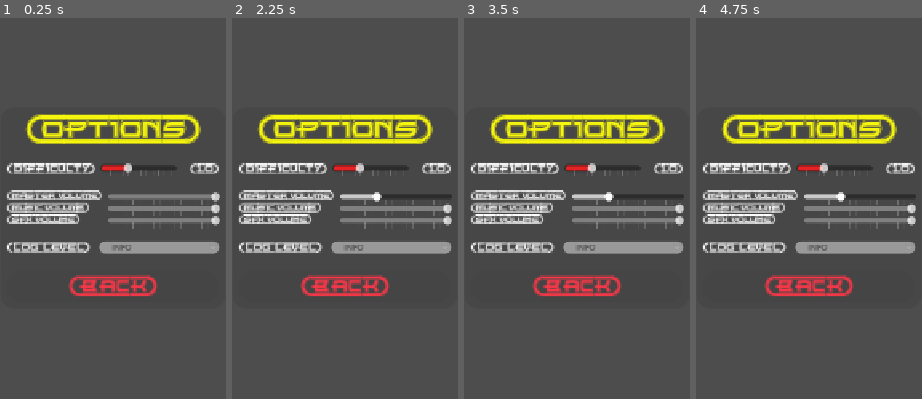
Above: before the commit, frames 1-4 (left to right).
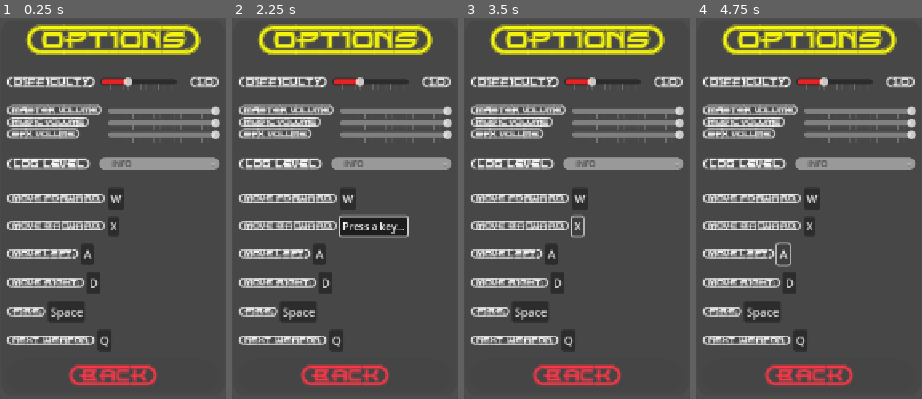
Above: after the commit, the same moments.

Repository: ikostan/SkyLockAssault
Game: Godot game, scene res://scenes/options_menu.tscn
The game is run twice, just before and just after one commit, with the same random seed, the same clock (stepped at 60 frames per second) and the same inputs. This scene is started directly instead of the project's main scene. Video files are missing from this copy of the repository; at most half a second of black plays in their place.
Inputs (mouse positions are in pixels of both pictures, inside the frame that each line leads up to):
- Up to frame 1 (0.25 s): no input
- Up to frame 2 (2.25 s): click (347, 197) at 0.5 s, where only the run after the commit has a clickable "W"; click (376, 197) at 1.25 s, where only the run after the commit has a clickable "Press a key..."; click (345, 227) at 2 s, where only the run after the commit has a clickable "X"
- Up to frame 3 (3.5 s): click (606, 227) at 2.75 s, where only the run after the commit has a clickable "Press a key..."
- Up to frame 4 (4.75 s): click (784, 254) at 3.5 s, where only the run after the commit has a clickable "A"; click (813, 254) at 4.25 s, where only the run after the commit has a clickable "Press a key..."

The runs differ from the first frame. In frame 1, 32% of the frame differs, in the area x 2-98%, y 1-97%; in frame 2, 33%; in frame 3, 32%; in frame 4, 32%.

Commit message:
Add customizable key remapping to options menu
Introduces InputRemapButton and Settings autoload to enable in-game key remapping for movement, fire, and weapon actions. Updates the options menu UI to include remapping controls, adds persistence of input mappings via settings.cfg, and provides tests for input mapping save/load. Also corrects default key bindings and updates player movement logic to match new input configuration.

Diff:
--- a/project.godot
+++ b/project.godot
@@ -18,6 +18,7 @@
 [autoload]
 
 Globals="*res://scripts/globals.gd"
+Settings="*res://scripts/settings.gd"
 
 [debug]
 
@@ -51,12 +52,12 @@
 
 move_forward={
 "deadzone": 0.2,
-"events": [Object(InputEventKey,"resource_local_to_scene":fa …(141 unchanged characters)… ":false,"keycode":0,"physical_keycode":88,"key_label":0,"unicode":120,"location":0,"echo":false,"script":null)
+"events": [Object(InputEventKey,"resource_local_to_scene":fa …(141 unchanged characters)… ":false,"keycode":0,"physical_keycode":87,"key_label":0,"unicode":119,"location":0,"echo":false,"script":null)
 ]
 }
 move_backward={
 "deadzone": 0.2,
-"events": [Object(InputEventKey,"resource_local_to_scene":fa …(141 unchanged characters)… ":false,"keycode":0,"physical_keycode":87,"key_label":0,"unicode":119,"location":0,"echo":false,"script":null)
+"events": [Object(InputEventKey,"resource_local_to_scene":fa …(141 unchanged characters)… ":false,"keycode":0,"physical_keycode":88,"key_label":0,"unicode":120,"location":0,"echo":false,"script":null)
 ]
 }
 move_left={
--- /dev/null
+++ b/scenes/button.tscn
@@ -0,0 +1,8 @@
+[gd_scene load_steps=2 format=3 uid="uid://c15s13qgn4geh"]
+
+[ext_resource type="Script" uid="uid://dpnjuvidqg80k" path="res://scripts/input_remap_button.gd" id="1_mi6dp"]
+
+[node name="InputRemapButton" type="Button"]
+offset_right = 8.0
+offset_bottom = 8.0
+script = ExtResource("1_mi6dp")
--- a/scenes/options_menu.tscn
+++ b/scenes/options_menu.tscn
@@ -6,6 +6,7 @@
 [ext_resource type="PackedScene" uid="uid://4cavnb0mmtn8" path="res://scenes/master_volume_control.tscn" id="4_lfjc7"]
 [ext_resource type="PackedScene" uid="uid://eb04pytcq5xc" path="res://scenes/music_volume_control.tscn" id="5_dhn0l"]
 [ext_resource type="PackedScene" uid="uid://6npyx3vjw3wg" path="res://scenes/sfx_volume_control.tscn" id="6_k61yy"]
+[ext_resource type="Script" uid="uid://dpnjuvidqg80k" path="res://scripts/input_remap_button.gd" id="7_k61yy"]
 
 [sub_resource type="StyleBoxFlat" id="StyleBoxFlat_lfjc7"]
 bg_color = Color(0.2627451, 0.2627451, 0.2627451, 0.5882353)
@@ -94,11 +95,12 @@
 anchor_right = 0.5
 anchor_bottom = 0.5
 offset_left = -180.0
-offset_top = -160.0
+offset_top = -300.0
 offset_right = 180.0
-offset_bottom = 160.0
+offset_bottom = 300.0
 grow_horizontal = 2
 grow_vertical = 2
+size_flags_horizontal = 4
 theme_override_styles/panel = SubResource("StyleBoxFlat_lfjc7")
 
 [node name="OptionsVBoxContainer" type="VBoxContainer" parent="Panel"]
@@ -109,9 +111,9 @@
 anchor_right = 0.5
 anchor_bottom = 0.5
 offset_left = -170.0
-offset_top = -150.0
+offset_top = -295.0
 offset_right = 170.0
-offset_bottom = 150.0
+offset_bottom = 295.0
 grow_horizontal = 2
 grow_vertical = 2
 theme_override_constants/separation = 12
@@ -245,6 +247,102 @@
 theme_override_styles/hover = SubResource("StyleBoxFlat_7txom")
 theme_override_styles/focus = SubResource("StyleBoxFlat_binsn")
 
+[node name="KeyMappingForward" type="HBoxContainer" parent="Panel/OptionsVBoxContainer"]
+layout_mode = 2
+tooltip_text = "Key mapping for forward button"
+
+[node name="Label" type="Label" parent="Panel/OptionsVBoxContainer/KeyMappingForward"]
+layout_mode = 2
+theme_override_fonts/font = ExtResource("1_liyum")
+text = "{MOVE=FORWARD:}"
+
+[node name="ForwardInputRemapButton" type="Button" parent="Panel/OptionsVBoxContainer/KeyMappingForward"]
+layout_direction = 3
+layout_mode = 2
+theme_override_font_sizes/font_size = 18
+script = ExtResource("7_k61yy")
+action = "move_forward"
+metadata/_custom_type_script = "uid://dpnjuvidqg80k"
+
+[node name="KeyMappingBackward" type="HBoxContainer" parent="Panel/OptionsVBoxContainer"]
+layout_mode = 2
+tooltip_text = "Key mapping for backward button"
+
+[node name="Label" type="Label" parent="Panel/OptionsVBoxContainer/KeyMappingBackward"]
+layout_mode = 2
+theme_override_fonts/font = ExtResource("1_liyum")
+text = "{MOVE=BACWARD:}"
+
+[node name="BackwardInputRemapButton" type="Button" parent="Panel/OptionsVBoxContainer/KeyMappingBackward"]
+layout_mode = 2
+script = ExtResource("7_k61yy")
+action = "move_backward"
+metadata/_custom_type_script = "uid://dpnjuvidqg80k"
+
+[node name="KeyMappingLeft" type="HBoxContainer" parent="Panel/OptionsVBoxContainer"]
+layout_mode = 2
+tooltip_text = "Key mapping for move left button"
+
+[node name="Label" type="Label" parent="Panel/OptionsVBoxContainer/KeyMappingLeft"]
+layout_mode = 2
+theme_override_fonts/font = ExtResource("1_liyum")
+text = "{MOVE=LEFT:}"
+
+[node name="LeftInputRemapButton" type="Button" parent="Panel/OptionsVBoxContainer/KeyMappingLeft"]
+layout_mode = 2
+theme_override_font_sizes/font_size = 18
+script = ExtResource("7_k61yy")
+action = "move_left"
+metadata/_custom_type_script = "uid://dpnjuvidqg80k"
+
+[node name="KeyMappingRight" type="HBoxContainer" parent="Panel/OptionsVBoxContainer"]
+layout_mode = 2
+tooltip_text = "Key mapping for move right button"
+
+[node name="Label" type="Label" parent="Panel/OptionsVBoxContainer/KeyMappingRight"]
+layout_mode = 2
+theme_override_fonts/font = ExtResource("1_liyum")
+text = "{MOVE=RIGHT:}"
+
+[node name="RightInputRemapButton" type="Button" parent="Panel/OptionsVBoxContainer/KeyMappingRight"]
+layout_mode = 2
+theme_override_font_sizes/font_size = 18
+script = ExtResource("7_k61yy")
+action = "move_right"
+metadata/_custom_type_script = "uid://dpnjuvidqg80k"
+
+[node name="KeyMappingFire" type="HBoxContainer" parent="Panel/OptionsVBoxContainer"]
+layout_mode = 2
+tooltip_text = "Key mapping for fire button"
+
+[node name="Label" type="Label" parent="Panel/OptionsVBoxContainer/KeyMappingFire"]
+layout_mode = 2
+theme_override_fonts/font = ExtResource("1_liyum")
+text = "{FIRE:}"
+
+[node name="FireInputRemapButton" type="Button" parent="Panel/OptionsVBoxContainer/KeyMappingFire"]
+layout_mode = 2
+theme_override_font_sizes/font_size = 18
+script = ExtResource("7_k61yy")
+action = "fire"
+metadata/_custom_type_script = "uid://dpnjuvidqg80k"
+
+[node name="KeyMappingNextWeapon" type="HBoxContainer" parent="Panel/OptionsVBoxContainer"]
+layout_mode = 2
+tooltip_text = "Key mapping for next weapon button"
+
+[node name="Label" type="Label" parent="Panel/OptionsVBoxContainer/KeyMappingNextWeapon"]
+layout_mode = 2
+theme_override_fonts/font = ExtResource("1_liyum")
+text = "{NEXT=WEAPON:}"
+
+[node name="NextWeaponInputRemapButton" type="Button" parent="Panel/OptionsVBoxContainer/KeyMappingNextWeapon"]
+layout_mode = 2
+theme_override_font_sizes/font_size = 18
+script = ExtResource("7_k61yy")
+action = "next_weapon"
+metadata/_custom_type_script = "uid://dpnjuvidqg80k"
+
 [node name="BackButton" type="Button" parent="Panel/OptionsVBoxContainer"]
 layout_mode = 2
 size_flags_vertical = 3
--- /dev/null
+++ b/scripts/input_remap_button.gd
@@ -0,0 +1,61 @@
+extends Button
+class_name InputRemapButton
+
+@export var action: String
+@export var action_event_index: int = 0
+
+const KEY_LABELS: Dictionary = {
+	Key.KEY_W: "W",  # forward
+	Key.KEY_S: "S",  # backward
+	Key.KEY_X: "X",  # backward
+	Key.KEY_A: "A",  # left
+	Key.KEY_D: "D",  # right
+	Key.KEY_SPACE: "Space",  # fire
+	Key.KEY_Q: "Q"   # next weapon
+}
+
+var listening: bool = false
+
+func _ready() -> void:
+	toggle_mode = true
+	update_button_text()
+	pressed.connect(_on_pressed)
+
+func _on_pressed() -> void:
+	listening = button_pressed
+	if listening:
+		text = "Press a key..."
+	else:
+		update_button_text()
+
+func _input(event: InputEvent) -> void:
+	if listening and event is InputEventKey and event.pressed:
+		# Erase old event
+		var events: = InputMap.action_get_events(action)
+		if events.size() > action_event_index:
+			InputMap.action_erase_event(action, events[action_event_index])
+
+		# Add new event
+		var new_event: = InputEventKey.new()
+		new_event.physical_keycode = event.physical_keycode
+		InputMap.action_add_event(action, new_event)
+
+		# Update display and stop listening
+		update_button_text()
+		button_pressed = false
+		listening = false
+
+		# Save changes
+		Settings.save_input_mappings()
+
+		get_viewport().set_input_as_handled()
+
+func update_button_text() -> void:
+	var events: = InputMap.action_get_events(action)
+	if events.size() > action_event_index:
+		var event: = events[action_event_index]
+		if event is InputEventKey:
+			var keycode: = DisplayServer.keyboard_get_keycode_from_physical(event.physical_keycode)
+			text = KEY_LABELS.get(keycode, OS.get_keycode_string(keycode))
+	else:
+		text = "Unbound"
--- a/scripts/player.gd
+++ b/scripts/player.gd
@@ -116,7 +116,10 @@
 # warning-ignore:unused_parameter
 func _physics_process(_delta: float) -> void:
 	var direction: Vector2 = Input.get_vector(
-		"move_left", "move_right", "move_backward", "move_forward"
+		"move_left",
+		"move_right",
+		"move_forward",    # neg_y = forward → UP
+		"move_backward",   # pos_y = backward → DOWN
 	)
 	if direction != Vector2.ZERO:
 		player.velocity = direction * speed
--- /dev/null
+++ b/scripts/settings.gd
@@ -0,0 +1,42 @@
+extends Node
+
+const CONFIG_PATH: String = "user://settings.cfg"
+const ACTIONS: Array[String] = ["move_forward", "move_backward", "move_left", "move_right", "fire", "next_weapon"]
+
+const DEFAULT_KEYS: Dictionary = {
+	"move_forward": KEY_W,
+	"move_backward": KEY_X,
+	"move_left": KEY_A,
+	"move_right": KEY_D,
+	"fire": KEY_SPACE,
+	"next_weapon": KEY_Q
+}
+
+func _ready() -> void:
+	load_input_mappings()
+
+func load_input_mappings(path: String = CONFIG_PATH, actions: Array[String] = ACTIONS) -> void:
+	var config: ConfigFile = ConfigFile.new()
+	var err: = config.load(path)
+	for action: String in actions:
+		var keycode: int = config.get_value("input", action, -1)
+		if keycode == -1:
+			keycode = DEFAULT_KEYS.get(action, -1)  # Fallback to default
+		if keycode != -1:
+			# Erase existing (if any)
+			var events: Array[InputEvent] = InputMap.action_get_events(action)
+			if events.size() > 0 and events[0] is InputEventKey:
+				InputMap.action_erase_event(action, events[0])
+
+			# Add key event
+			var new_event: InputEventKey = InputEventKey.new()
+			new_event.physical_keycode = keycode
+			InputMap.action_add_event(action, new_event)
+
+func save_input_mappings(path: String = CONFIG_PATH, actions: Array[String] = ACTIONS) -> void:
+	var config: ConfigFile = ConfigFile.new()
+	for action: String in actions:
+		var events: Array[InputEvent] = InputMap.action_get_events(action)
+		if events.size() > 0 and events[0] is InputEventKey:
+			config.set_value("input", action, events[0].physical_keycode)
+	config.save(path)
--- a/test/test_settings.gd
+++ b/test/test_settings.gd
@@ -1,30 +1,85 @@
-# test_settings.gd (extends GdUnitTestSuite)
 extends GdUnitTestSuite
 
-func test_file_exists_and_load() -> void:
-	# Setup: Create test file
-	var path: = "user://test_settings.cfg"
-	var config: = ConfigFile.new()
-	config.set_value("Settings", "difficulty", 1.5)
-	config.save(path)
+func before() -> void:
+	# Setup test action in InputMap
+	if not InputMap.has_action("test_action"):
+		InputMap.add_action("test_action")
+	InputMap.action_erase_events("test_action")
+	var default_event: InputEventKey = InputEventKey.new()
+	default_event.physical_keycode = KEY_W
+	InputMap.action_add_event("test_action", default_event)
 
-	# Test existence
-	assert_bool(FileAccess.file_exists(path)).is_true()
+func after() -> void:
+	# Cleanup
+	InputMap.action_erase_events("test_action")
+	var test_path: String = "user://test_settings.cfg"
+	if FileAccess.file_exists(test_path):
+		DirAccess.remove_absolute(test_path)
 
-	# Load and assert
-	Globals.difficulty = 1.0  # Reset
-	Globals._load_settings()  # But path is test—wait, real is settings.cfg; for test, modify _load to param or use real
-	# For full test, use real path (clean after)
-	var real_path: = "user://settings.cfg"
-	var global_real_path: = ProjectSettings.globalize_path(real_path)  # New: Globalize for OS ops
-	if FileAccess.file_exists(real_path):
-		OS.move_to_trash(global_real_path)  # Updated: Use globalized path (fixes error 124)
-	config.save(real_path)
-	Globals._load_settings()
-	assert_float(Globals.difficulty).is_equal(1.5)
+func test_save_and_load_input_mappings() -> void:
+	var test_path: String = "user://test_settings.cfg"
+	var test_actions: Array[String] = ["test_action"]
 
-func after_test() -> void:
-	var real_path: = "user://settings.cfg"
-	var global_real_path: = ProjectSettings.globalize_path(real_path)  # New: Globalize
-	if FileAccess.file_exists(real_path):
-		OS.move_to_trash(global_real_path)  # Updated: Fixes error
+	# Remap to a new key (e.g., KEY_A)
+	var events: Array[InputEvent] = InputMap.action_get_events("test_action")
+	if events.size() > 0:
+		InputMap.action_erase_event("test_action", events[0])
+	var new_event: InputEventKey = InputEventKey.new()
+	new_event.physical_keycode = KEY_A
+	InputMap.action_add_event("test_action", new_event)
+
+	# Save to test path with test actions
+	Settings.save_input_mappings(test_path, test_actions)
+
+	# Verify file was created
+	assert_bool(FileAccess.file_exists(test_path)).is_true()
+
+	# Simulate reload: Erase current mapping and load from test file
+	InputMap.action_erase_events("test_action")
+	Settings.load_input_mappings(test_path, test_actions)
+
+	# Verify loaded key is KEY_A
+	events = InputMap.action_get_events("test_action")
+	assert_int(events.size()).is_equal(1)
+	assert_that(events[0] is InputEventKey).is_true()
+	assert_int(events[0].physical_keycode).is_equal(KEY_A)
+
+func test_multi_action_persistence() -> void:
+	var test_path: String = "user://multi_test.cfg"
+	var test_actions: Array[String] = ["test_action1", "test_action2"]
+
+	# Setup actions
+	for action in test_actions:
+		if not InputMap.has_action(action):
+			InputMap.add_action(action)
+		InputMap.action_erase_events(action)
+
+	# Set keys: A for first, unbound for second
+	var event1: InputEventKey = InputEventKey.new()
+	event1.physical_keycode = KEY_A
+	InputMap.action_add_event("test_action1", event1)
+	# No event for test_action2 (tests unbound handling)
+
+	# Save
+	Settings.save_input_mappings(test_path, test_actions)
+
+	assert_bool(FileAccess.file_exists(test_path)).is_true()
+
+	# Erase and load
+	for action in test_actions:
+		InputMap.action_erase_events(action)
+	Settings.load_input_mappings(test_path, test_actions)
+
+	# Verify
+	var events1: Array[InputEvent] = InputMap.action_get_events("test_action1")
+	assert_int(events1.size()).is_equal(1)
+	assert_int(events1[0].physical_keycode).is_equal(KEY_A)
+
+	var events2: Array[InputEvent] = InputMap.action_get_events("test_action2")
+	assert_int(events2.size()).is_equal(0)  # Unbound
+
+	# Cleanup
+	for action in test_actions:
+		InputMap.action_erase_events(action)
+	if FileAccess.file_exists(test_path):
+		DirAccess.remove_absolute(test_path)
Not shown: 1 places in scenes/options_menu.tscn that only renumber resources
Not shown, changed: README.md
Not shown, changed: export/web/index.html
Not shown, changed: export/web/index.pck
